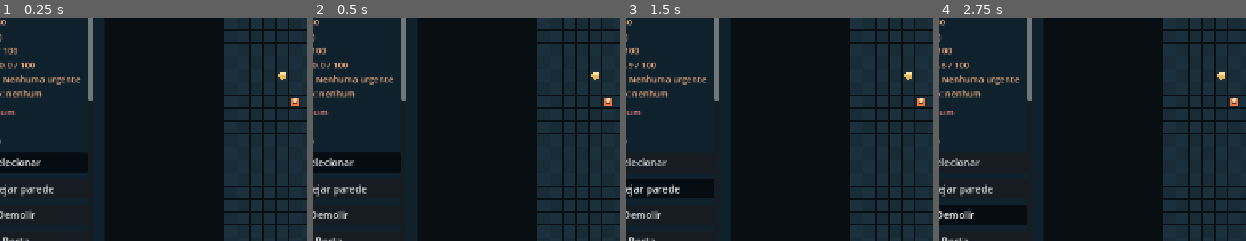
Above: before the commit, frames 1-4 (left to right).
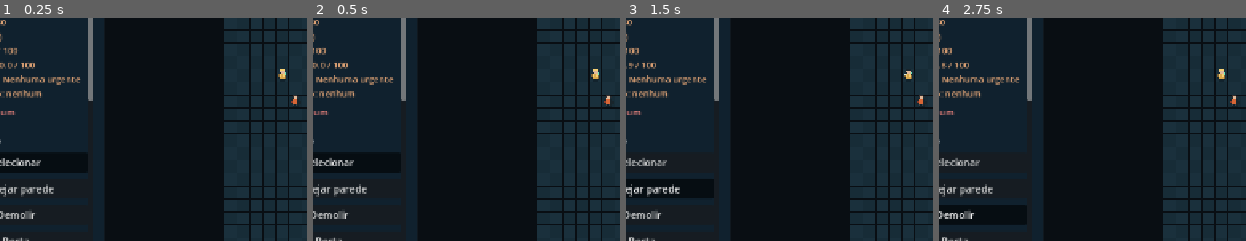
Above: after the commit, the same moments.

Repository: esterprotocol/scp
Game: Godot game, scene res://scenes/main.tscn
Two runs of this game, one before a commit and one after it. Both use one fixed random seed, a clock stepped at 60 frames per second and the inputs below.
Inputs:
- Up to frame 1 (0.25 s): no input
- Up to frame 2 (0.5 s): no input
- Up to frame 3 (1.5 s): click "Selecionar" at 0.5 s; click "Planejar parede" at 1.25 s
- Up to frame 4 (2.75 s): click "Demolir" at 2 s
The pictures show only the part of the screen within x 12-62%, y 18-68%; the shares and areas given below are measured in that part.

The runs differ from the first frame. In frame 1, 0.2% of the frame differs, in the area x 90-98%, y 22-40%; in frame 2, 0.2%; in frame 3, 0.2%; in frame 4, 0.2%.

Commit message:
Add procedural character visuals and animation

Diff:
--- /dev/null
+++ b/scripts/character_visual.gd
@@ -0,0 +1,107 @@
+class_name CharacterVisual
+extends Node2D
+
+# Drawn locally so every worker can share the same silhouette and animation.
+# Logic and save state remain in Engineer and ClassD.
+var role := "engineer"
+var activity := "idle"
+var facing := Vector2i(0, 1)
+var elapsed := 0.0
+var previous_position := Vector2.ZERO
+var position_initialized := false
+
+func reset_pose(world_position: Vector2) -> void:
+	previous_position = world_position
+	position_initialized = true
+	activity = "idle"
+	facing = Vector2i(0, 1)
+	elapsed = 0.0
+	queue_redraw()
+
+func tick(delta: float, world_position: Vector2, next_activity: String) -> void:
+	if not position_initialized:
+		reset_pose(world_position)
+	var displacement := world_position - previous_position
+	if displacement.length_squared() > 0.0001:
+		if absf(displacement.x) > absf(displacement.y):
+			facing = Vector2i(1 if displacement.x > 0.0 else -1, 0)
+		else:
+			facing = Vector2i(0, 1 if displacement.y > 0.0 else -1)
+	previous_position = world_position
+	if activity != next_activity:
+		activity = next_activity
+		elapsed = 0.0
+	elapsed += maxf(delta, 0.0)
+	queue_redraw()
+
+func _draw() -> void:
+	var walking := activity == "walk"
+	var working := activity == "work"
+	var eating := activity == "eat"
+	var resting := activity == "rest"
+	var step := sin(elapsed * GameSettings.CHARACTER_WALK_RATE) * GameSettings.CHARACTER_STEP if walking else 0.0
+	var bob := absf(step) * 0.45 if walking else sin(elapsed * GameSettings.CHARACTER_IDLE_RATE) * 0.25
+	if resting:
+		bob = 2.0
+	var side := facing.x
+	var back := facing.y < 0
+	var outline := Color("18252c")
+	var skin := Color("ddb89a")
+	var hair := Color("352d2c")
+	var uniform := Color("daa84c") if role == "engineer" else Color("d76636")
+	var shade := Color("846532") if role == "engineer" else Color("873b2b")
+	var highlight := Color("f4cf73") if role == "engineer" else Color("f3965a")
+
+	# The shadow remains on the floor while the body moves a fraction of a pixel.
+	draw_circle(Vector2(0, 9), 8, Color(0.02, 0.06, 0.08, 0.38))
+	var left_foot := Vector2(-4, 8 + step)
+	var right_foot := Vector2(4, 8 - step)
+	draw_rect(Rect2(left_foot + Vector2(-2, -2), Vector2(5, 5)), outline)
+	draw_rect(Rect2(right_foot + Vector2(-2, -2), Vector2(5, 5)), outline)
+	draw_rect(Rect2(left_foot + Vector2(-1, -2), Vector2(3, 3)), Color("35414a"))
+	draw_rect(Rect2(right_foot + Vector2(-1, -2), Vector2(3, 3)), Color("35414a"))
+
+	var torso_y := -3.0 + bob
+	var arm_swing := sin(elapsed * GameSettings.CHARACTER_WORK_RATE) * 2.0 if working else step * 0.7
+	var right_arm_y := torso_y + 2.0 - arm_swing
+	if eating:
+		right_arm_y = torso_y - 3.0 + sin(elapsed * GameSettings.CHARACTER_IDLE_RATE) * 0.8
+	draw_rect(Rect2(-11, torso_y - 1, 5, 10), outline)
+	draw_rect(Rect2(6, right_arm_y - 1, 5, 10), outline)
+	draw_rect(Rect2(-10, torso_y, 3, 7), shade)
+	draw_rect(Rect2(7, right_arm_y, 3, 7), shade)
+	draw_rect(Rect2(-7, torso_y - 3, 14, 13), outline)
+	draw_rect(Rect2(-6, torso_y - 2, 12, 11), uniform)
+	draw_rect(Rect2(-6, torso_y + 5, 12, 2), shade)
+	if role == "engineer":
+		# Reflective vest strips and a small shoulder patch.
+		draw_rect(Rect2(-5, torso_y, 2, 7), highlight)
+		draw_rect(Rect2(3, torso_y, 2, 7), highlight)
+		draw_rect(Rect2(-10, torso_y + 1, 2, 2), Color("dae6dd"))
+	else:
+		# An ID stripe stays visible at the normal management-game zoom.
+		draw_rect(Rect2(-3, torso_y + 1, 6, 2), Color("f6d9b8"))
+		draw_rect(Rect2(-3, torso_y + 4, 6, 1), shade)
+
+	var head := Vector2(side * 1.5, torso_y - 7.0)
+	draw_circle(head, 6.5, outline)
+	draw_circle(head + Vector2(0, 0.5), 5.3, skin)
+	if role == "engineer":
+		draw_rect(Rect2(head + Vector2(-6, -6), Vector2(12, 3)), outline)
+		draw_rect(Rect2(head + Vector2(-5, -6), Vector2(10, 2)), highlight)
+		draw_rect(Rect2(head + Vector2(-7, -3), Vector2(14, 2)), uniform)
+	else:
+		draw_arc(head + Vector2(0, -1), 5.4, PI, TAU, 12, hair, 2.0, true)
+		if back:
+			draw_rect(Rect2(head + Vector2(-4, -4), Vector2(8, 4)), hair)
+	if not back:
+		if side == 0:
+			draw_circle(head + Vector2(-2, 1), 0.8, outline)
+			draw_circle(head + Vector2(2, 1), 0.8, outline)
+		else:
+			draw_circle(head + Vector2(side * 2, 1), 0.8, outline)
+	if working:
+		# A small tool makes construction readable even without a sprite sheet.
+		var hand := Vector2(9, right_arm_y + 5)
+		draw_line(hand, hand + Vector2(3, -5 - arm_swing), Color("a9bbc2"), 2.0)
+		draw_line(hand + Vector2(1, -5 - arm_swing), hand + Vector2(6, -5 - arm_swing), Color("364b54"), 2.0)
--- a/scripts/class_d.gd
+++ b/scripts/class_d.gd
@@ -29,6 +29,13 @@
 var impediment := ""
 var alerts: PackedStringArray = []
 var dirty := true
+var visual: CharacterVisual
+
+func _ready() -> void:
+	visual = CharacterVisual.new()
+	visual.role = "classd"
+	add_child(visual)
+	visual.reset_pose(position)
 
 func setup(state_grid: GridState, worker: Engineer) -> void:
 	grid = state_grid
@@ -55,6 +62,8 @@
 	impediment = ""
 	alerts.clear()
 	dirty = true
+	if visual != null:
+		visual.reset_pose(position)
 	queue_redraw()
 	changed.emit()
 	occupation_changed.emit()
@@ -262,13 +271,15 @@
 	var next := cell if route.is_empty() else route[0]
 	if previous_cell != cell or previous_next != next:
 		occupation_changed.emit()
+	if visual != null:
+		var activity := "walk" if state in [MOVING, STOPPING] and not route.is_empty() else "idle"
+		if state == USING:
+			activity = "eat" if need == "Fome" else "rest"
+		visual.tick(delta, position, activity)
 	changed.emit()
 
 func _draw() -> void:
 	if selected:
 		draw_arc(Vector2.ZERO, 15, 0, TAU, 32, Color("ff9955"), 2.0, true)
-	draw_rect(Rect2(-9, -9, 18, 18), Color("ee763c"))
-	draw_circle(Vector2(0, -4), 5, Color("f7d9bd"))
-	draw_line(Vector2(-5, 5), Vector2(5, 5), Color("472e32"), 3)
 	if state == USING:
 		draw_arc(Vector2.ZERO, 12, -PI / 2, -PI / 2 + TAU * use_elapsed / use_seconds(), 32, Color("a4d3ff"), 2.0, true)
--- a/scripts/engineer.gd
+++ b/scripts/engineer.gd
@@ -11,6 +11,13 @@
 var working := false
 var work_action := "Construir"
 var route: Array[Vector2i] = []
+var visual: CharacterVisual
+
+func _ready() -> void:
+	visual = CharacterVisual.new()
+	visual.role = "engineer"
+	add_child(visual)
+	visual.reset_pose(position)
 
 func setup(state: GridState) -> void:
 	grid = state
@@ -26,6 +33,8 @@
 	construction_busy = false
 	working = false
 	work_action = "Construir"
+	if visual != null:
+		visual.reset_pose(position)
 	queue_redraw()
 	changed.emit()
 
@@ -117,10 +126,9 @@
 		else:
 			position = position.move_toward(target, budget)
 			budget = 0.0
+	if visual != null:
+		visual.tick(delta, position, "work" if working else ("walk" if not route.is_empty() else "idle"))
 
 func _draw() -> void:
 	if selected:
 		draw_arc(Vector2.ZERO, 14, 0, TAU, 32, Color("64e6b6"), 2.0, true)
-	draw_circle(Vector2.ZERO, 10, Color("e8b95c"))
-	draw_rect(Rect2(-8, -8, 16, 6), Color("ffe2a0"))
-	draw_line(Vector2(-4, 3), Vector2(4, 3), Color("513e28"), 2)
--- a/scripts/save_slot.gd
+++ b/scripts/save_slot.gd
@@ -299,6 +299,8 @@
 	worker.construction_busy = state.worker.busy
 	worker.working = state.worker.working
 	worker.work_action = state.worker.action
+	if worker.visual != null:
+		worker.visual.reset_pose(worker.position)
 	game.camera.position = state.camera_position
 	game.camera.zoom = Vector2.ONE * state.zoom
 	game.area_type = state.area_type
@@ -470,6 +472,8 @@
 	person.impediment = state.impediment
 	person.alerts = PackedStringArray(state.alerts)
 	person.dirty = state.dirty
+	if person.visual != null:
+		person.visual.reset_pose(person.position)
 	if person.reserved_object != ClassD.NONE:
 		# Rebuild the transient index without intermediate simulation signals.
 		person.grid.reservations[person.reserved_object] = ClassD.ID
--- a/scripts/settings.gd
+++ b/scripts/settings.gd
@@ -27,3 +27,7 @@
 const CLASSD_REST_DECAY := 0.08
 const CLASSD_MEAL_SECONDS := 8.0
 const CLASSD_REST_SECONDS := 12.0
+const CHARACTER_WALK_RATE := 11.0
+const CHARACTER_WORK_RATE := 9.0
+const CHARACTER_IDLE_RATE := 2.5
+const CHARACTER_STEP := 1.5
Binary file changed: docs/screenshots/15-classd-idle-1280x720.png
Binary file changed: docs/screenshots/16-classd-alert-1280x720.png
Binary file changed: docs/screenshots/17-classd-to-bed-1280x720.png
Binary file changed: docs/screenshots/18-classd-using-1280x720.png
Binary file changed: docs/screenshots/19-classd-panel-1280x720.png
Not shown, added: scripts/character_visual.gd.uid
Not shown, changed: README.md
Not shown, changed: docs/PROGRESS.md
